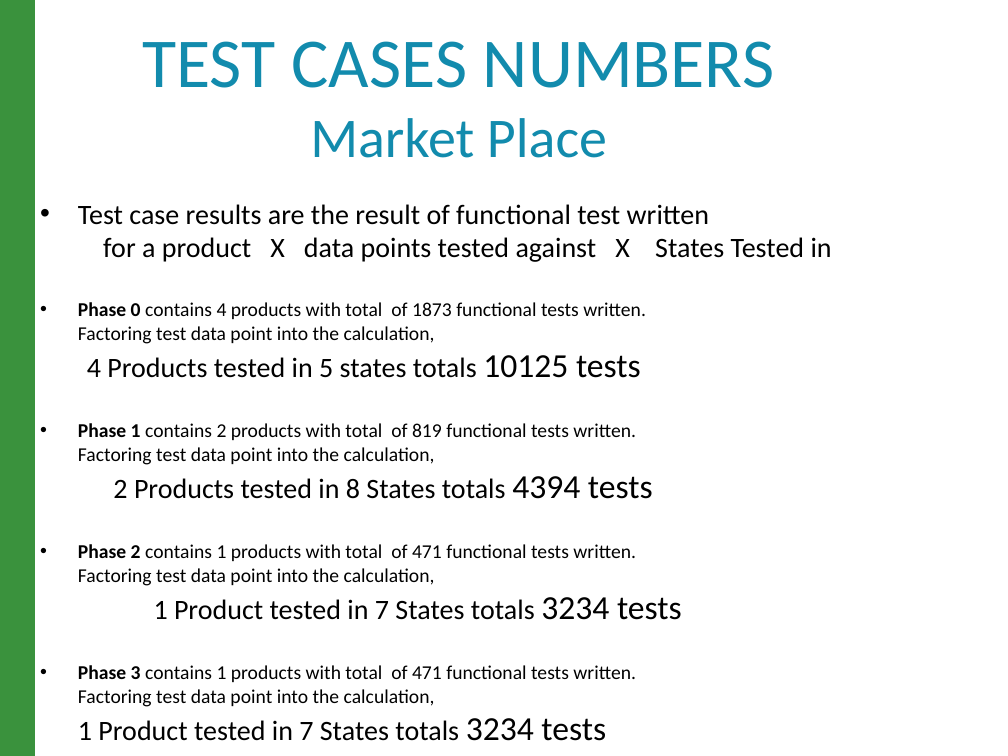
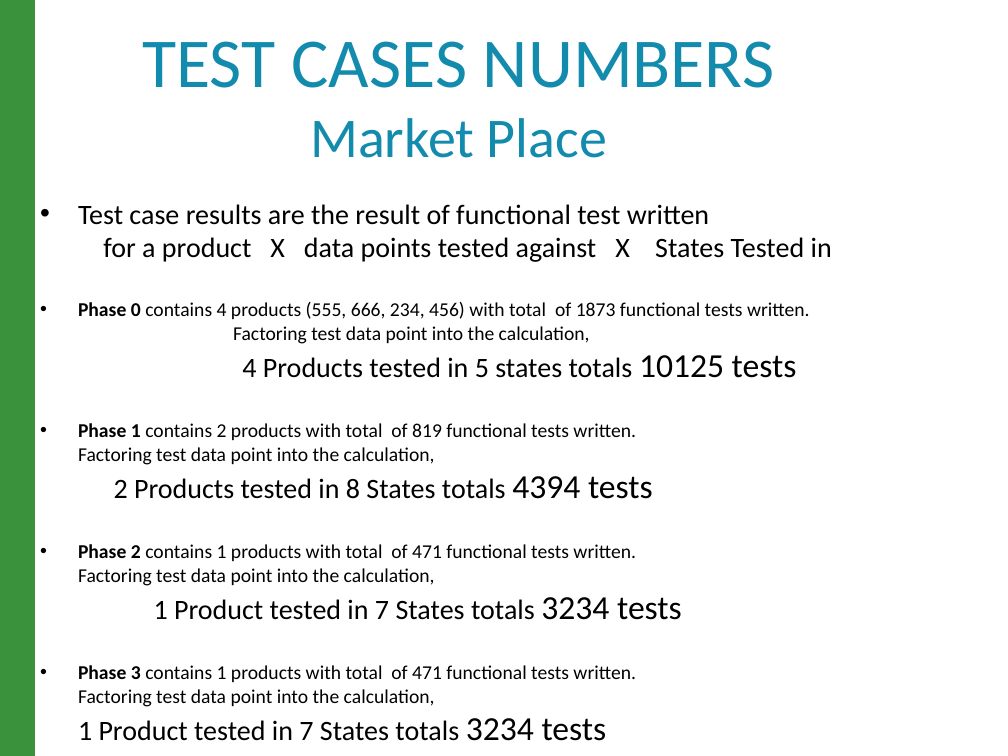
Before and after one commit to raghav9329/mainProf, a slide deck: slide 9 of CurrentWork_Delta/CX_StrategyPowerPoint.pptx. Drawn at 1008x756 pixels with LibreOffice and Linux fonts; fonts in the diff are those of the drawing. Boxes give left, top, right and bottom in pixels: in the first picture for what was removed or moved away, otherwise in the second. Text is boxed around its words. In the diff, an @@ line names an element or a change of style, - is before the commit and + after.

Commit message:
4/13/18 minor add

```diff
--- a/CurrentWork_Delta/CX_StrategyPowerPoint.pptx
+++ b/CurrentWork_Delta/CX_StrategyPowerPoint.pptx
@@ text at (x1=78, y1=302, x2=810, y2=378): text changed @@
-• Phase 0 contains 4 products with total of 1873 functional tests written. Factoring test data point into the calculation, 4 Products tested in 5 states totals 10125 tests
+• Phase 0 contains 4 products (555, 666, 234, 456) with total of 1873 functional tests written. Factoring test data point into the calculation, 4 Products tested in 5 states totals 10125 tests
```
